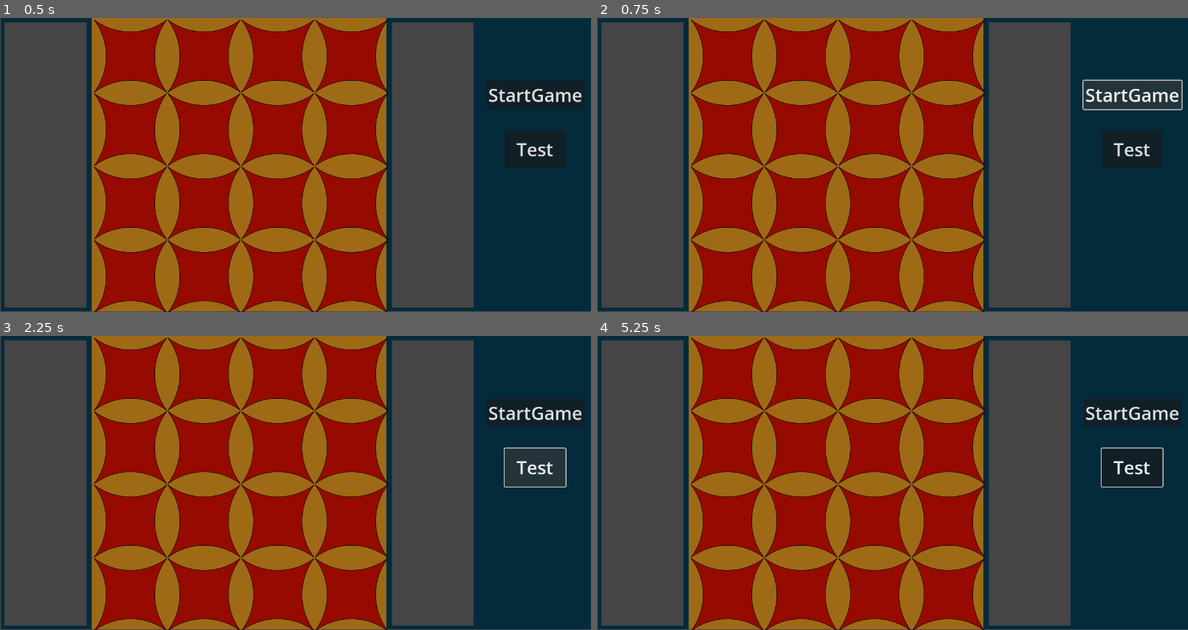
Above: before the commit, frames 1-4 (two rows, left to right).
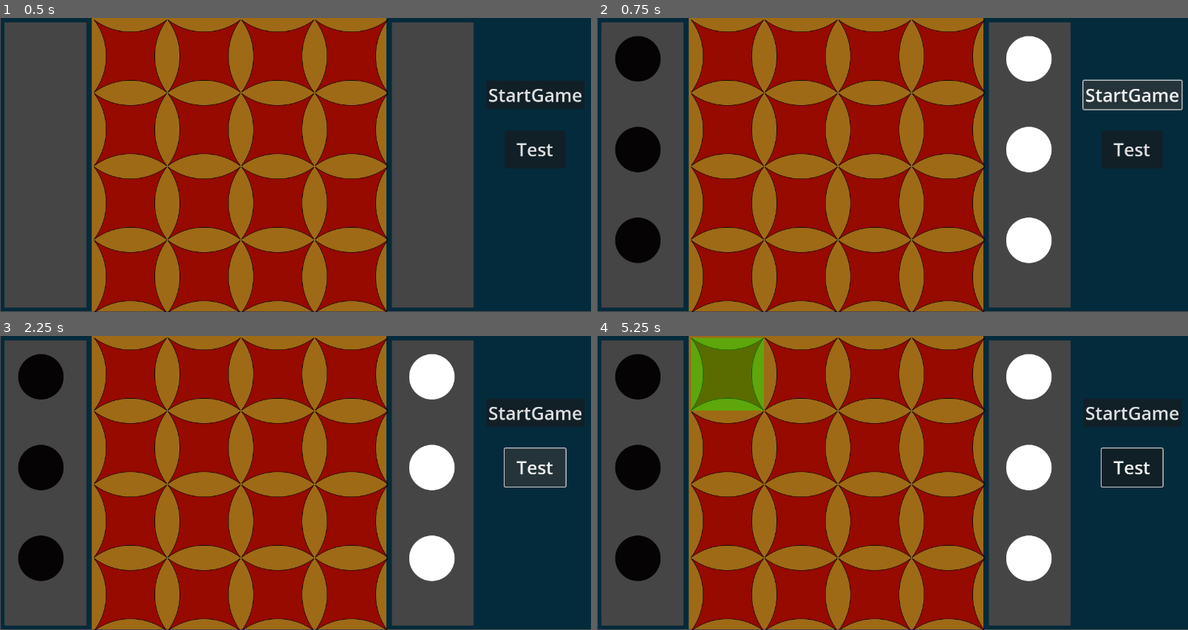
Above: after the commit, the same moments.

Repository: Abdelrahman-Sherif-Fayez/Gobblet-Game
Game: Godot game, scene res://gui.tscn
Same seed, same stepped clock (60 frames per second), same inputs: the game is played once before the commit and once after it.
Inputs (mouse positions are in pixels of both pictures, inside the frame that each line leads up to):
- Up to frame 1 (0.5 s): no input
- Up to frame 2 (0.75 s): click "StartGame" at 0.5 s
- Up to frame 3 (2.25 s): click "StartGame" at 1.25 s; click "Test" at 2 s
- Up to frame 4 (5.25 s): click "Test" at 2.75 s; click "StartGame" at 3.5 s; click "Test" at 4.25 s; tap Enter at 5 s; move the mouse to (1022, 468) at 5.02 s; press the mouse at (1022, 468) at 5.03 s

Frame 1 is identical in both runs. In frame 2, 5.7% of the frame differs, in the area x 3-77%, y 6-84%; in frame 3, 5.7%; in frame 4, 8.8%, in the area x 3-77%, y 0-84%.
Error before the commit: Parse Error: Too few arguments for "new()" call. Expected at least 5 but received 4. (res://Bitboard.gd:220)

Commit message:
update_board is Complete
removed stack_no from Move and from update_board
depended on the move.size to play a piece from outside which is the best play from outside

Diff:
--- a/Bitboard.gd
+++ b/Bitboard.gd
@@ -216,7 +216,6 @@
 	if is_black_move:
 		for j in range(16):
 			if (temp_board[3] & mask) == 0 and (temp_board[2] & mask) == 0 and (temp_board[1] & mask) == 0 and (temp_board[0] & mask) == 0:
-				# Hegazy add stack_no please here and in all errors
 				moves.append(Move.new(-1, j, size, true))
 			mask <<= 1
 	else:
--- a/Bot.gd
+++ b/Bot.gd
@@ -6,7 +6,7 @@
 	bitboard = bitboardGame
 
 func play_next_move():
-	#return Move.new(-1, 3, 1, 100*100, 0) # for testing update_board (Working)
+	#return Move.new(-1, 3, 100*100, 0) # for testing update_board (Working)
 	pass
 #will use search moves function and use make move function
 #will update the bitboard with the move
--- a/GUI.gd
+++ b/GUI.gd
@@ -13,7 +13,7 @@
 var white_pieces_array := [[], [], []]
 var piece_array := [[], [], [], [],[], [], [], [], [], [], [], [], [], [], [], []] # Array that contains the top piece of each of the 16 tiles
 var piece_selected = null
-var gamestarted := false
+var gamestarted := false # false at beginning (only true for testing)
 
 # Called when the node enters the scene tree for the first time.
 func _ready():
@@ -58,9 +58,17 @@
 	var piece_to_move
 	if move.from_ == -1:
 		if move.isblack:
-			piece_to_move = black_pieces_array[move.stack_no].pop_front()
+			for i in range(3):
+				if(black_pieces_array[i][0].get_size_number() * black_pieces_array[i][0].get_size_number() == move.size):
+					piece_to_move = black_pieces_array[i].pop_front()
+					break;
 		else:
-			piece_to_move = white_pieces_array[move.stack_no].pop_front()
+			for i in range(3):
+				print(move.size)
+				print(white_pieces_array[i][0].get_size())
+				if(white_pieces_array[i][0].get_size_number() * white_pieces_array[i][0].get_size_number() == move.size):
+					piece_to_move = white_pieces_array[i].pop_front()
+					break;
 	else:
 		piece_to_move = piece_array[move.from_].pop_front()
 
@@ -71,6 +79,7 @@
 	tween.tween_property(piece_to_move, "global_position", grid_array[move.to].global_position - icon_offset, 0.5)
 	piece_array[move.to].push_front(piece_to_move)
 	piece_to_move.tile_ID = move.to
+	piece_to_move = null
 
 # A function to move the selected piece to the clicked tile
 func move_piece(piece, location)->void:  #location is an index
--- a/Move.gd
+++ b/Move.gd
@@ -2,14 +2,12 @@
 
 class_name Move
 var from_: int
-var stack_no: int # a varibale passed if needed and takes values 0 , 1 , 2 to determine which stack if from_ == -1 or value -1 if not
 var to: int
 var size: int
 var isblack: bool
 
-func _init(a, b,stack_no, size, isblack):
+func _init(a, b, size, isblack):
 	from_ = a
 	to = b
-	self.stack_no = stack_no
 	self.size = size
 	self.isblack = isblack
